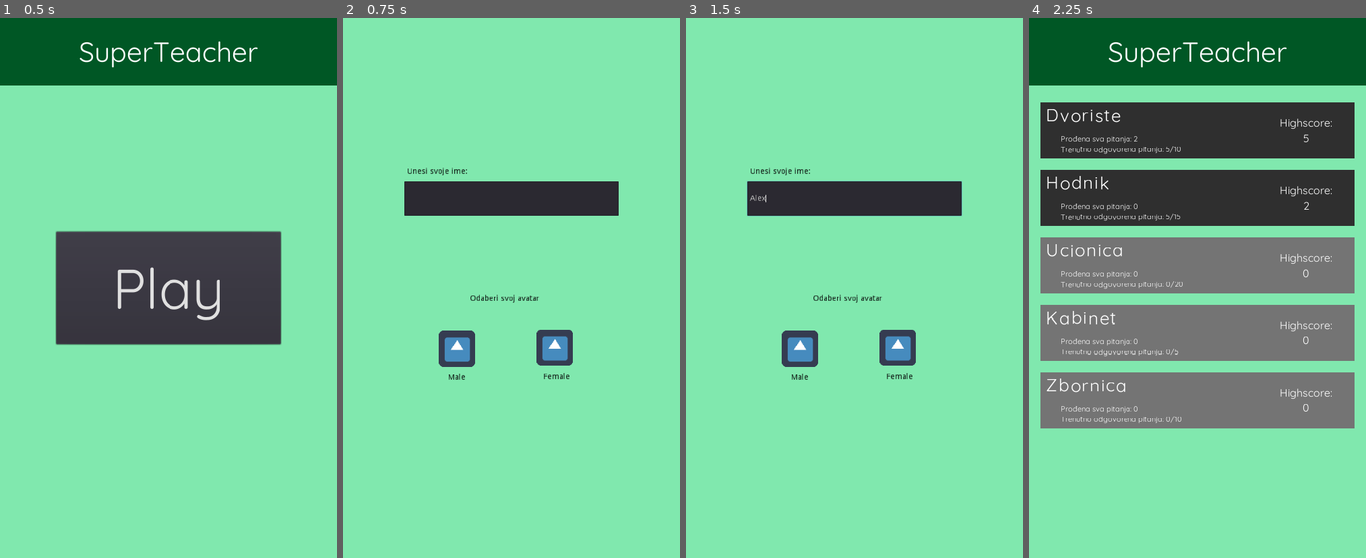
Above: before the commit, frames 1-4 (left to right).
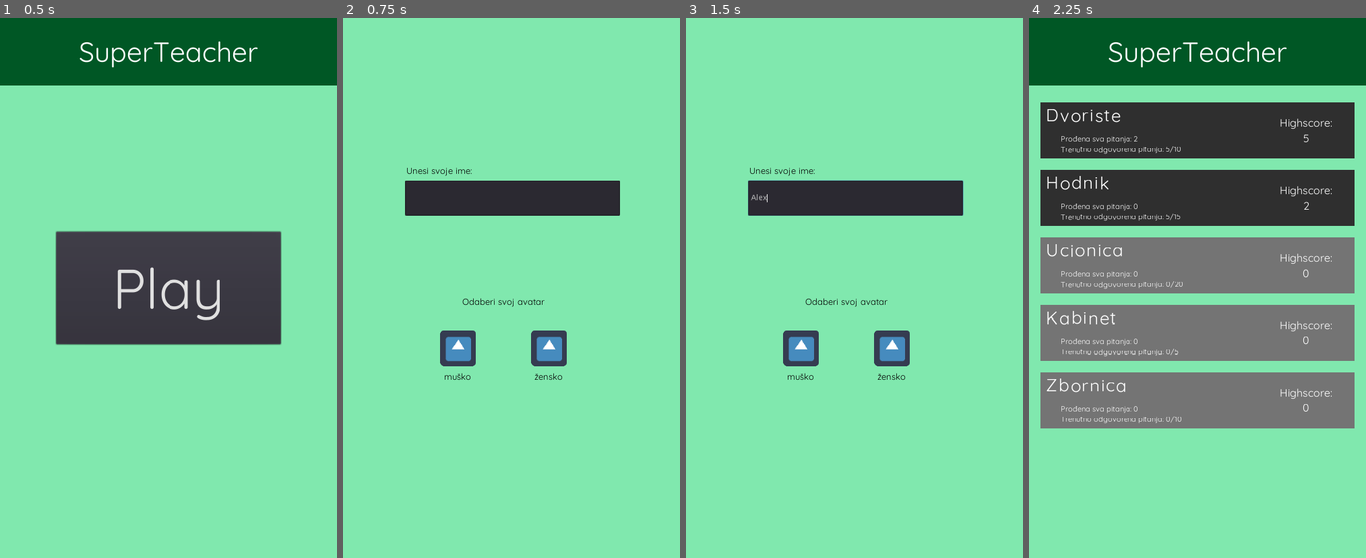
Above: after the commit, the same moments.

Repository: amalija-ramljak/superteacher
Game: Godot game, scene res://scenes/Entry.tscn
The game is run twice, just before and just after one commit, with the same random seed, the same clock (stepped at 60 frames per second) and the same inputs. The engine's default icon, where the game draws it, is replaced by a stand-in: a white triangle on a blue panel in a dark square.
Inputs (mouse positions are in pixels of both pictures, inside the frame that each line leads up to):
- Up to frame 1 (0.5 s): no input
- Up to frame 2 (0.75 s): click "Play" at 0.5 s
- Up to frame 3 (1.5 s): click (854, 196) at 1.27 s; type "Alex" at 1.35 s
- Up to frame 4 (2.25 s): click "Male" (after the commit: "muško") at 2 s

Frame 1 is identical in both runs. In frame 2, 1.2% of the frame differs, in the area x 18-83%, y 27-67%; in frame 3, 1.5%; in frame 4, nothing differs.

Commit message:
fonts

Diff:
--- /dev/null
+++ b/fonts/QuickSand/QSDynamic16.tres
@@ -0,0 +1,6 @@
+[gd_resource type="DynamicFont" load_steps=2 format=2]
+
+[ext_resource path="res://fonts/QuickSand/Quicksand-Regular.ttf" type="DynamicFontData" id=1]
+
+[resource]
+font_data = ExtResource( 1 )
--- a/scenes/PlayerCreation.tscn
+++ b/scenes/PlayerCreation.tscn
@@ -1,11 +1,16 @@
-[gd_scene load_steps=3 format=2]
+[gd_scene load_steps=4 format=2]
 
+[ext_resource path="res://fonts/QuickSand/QSDynamic16.tres" type="DynamicFont" id=1]
 [ext_resource path="res://icon.png" type="Texture" id=2]
 [ext_resource path="res://scenes/PlayerCreation.gd" type="Script" id=3]
 
 [node name="PlayerCreation" type="Control"]
 anchor_right = 1.0
 anchor_bottom = 1.0
+margin_left = 1.89075
+margin_top = -0.630249
+margin_right = 1.89075
+margin_bottom = -0.630249
 script = ExtResource( 3 )
 __meta__ = {
 "_edit_use_anchors_": false
@@ -23,13 +28,14 @@
 }
 
 [node name="Label" type="Label" parent="Male"]
-margin_left = 17.9123
-margin_top = 78.947
-margin_right = 57.9123
-margin_bottom = 92.947
+margin_left = 11.6975
+margin_top = 70.8068
+margin_right = 62.6975
+margin_bottom = 101.807
+custom_fonts/font = ExtResource( 1 )
 custom_colors/font_color = Color( 0, 0, 0, 1 )
 custom_colors/font_outline_modulate = Color( 0, 0, 0, 1 )
-text = "Male"
+text = "muško"
 align = 1
 valign = 1
 __meta__ = {
@@ -37,10 +43,10 @@
 }
 
 [node name="Female" type="Button" parent="."]
-margin_left = 339.346
-margin_top = 551.469
-margin_right = 415.346
-margin_bottom = 621.469
+margin_left = 327.371
+margin_top = 553.36
+margin_right = 403.371
+margin_bottom = 623.36
 icon = ExtResource( 2 )
 flat = true
 __meta__ = {
@@ -48,12 +54,14 @@
 }
 
 [node name="Label" type="Label" parent="Female"]
-margin_left = 17.9123
-margin_top = 79.6104
-margin_right = 57.9123
-margin_bottom = 93.6104
+margin_left = 12.2401
+margin_top = 75.8289
+margin_right = 65.2401
+margin_bottom = 118.829
+custom_fonts/font = ExtResource( 1 )
 custom_colors/font_color = Color( 0, 0, 0, 1 )
-text = "Female"
+text = "žensko
+"
 __meta__ = {
 "_edit_use_anchors_": false
 }
@@ -68,18 +76,20 @@
 }
 
 [node name="Label" type="Label" parent="PlayerName"]
-margin_left = 5.44147
-margin_top = -24.4867
-margin_right = 45.4415
-margin_bottom = -10.4867
+margin_left = 2.29024
+margin_top = -27.0077
+margin_right = 119.29
+margin_bottom = -7.0077
+custom_fonts/font = ExtResource( 1 )
 custom_colors/font_color = Color( 0, 0, 0, 1 )
 text = "Unesi svoje ime:"
 
 [node name="Label" type="Label" parent="."]
-margin_left = 176.0
-margin_top = 482.0
-margin_right = 399.0
-margin_bottom = 516.0
+margin_left = 172.219
+margin_top = 488.933
+margin_right = 395.219
+margin_bottom = 522.933
+custom_fonts/font = ExtResource( 1 )
 custom_colors/font_color = Color( 0, 0, 0, 1 )
 text = "Odaberi svoj avatar"
 align = 1
